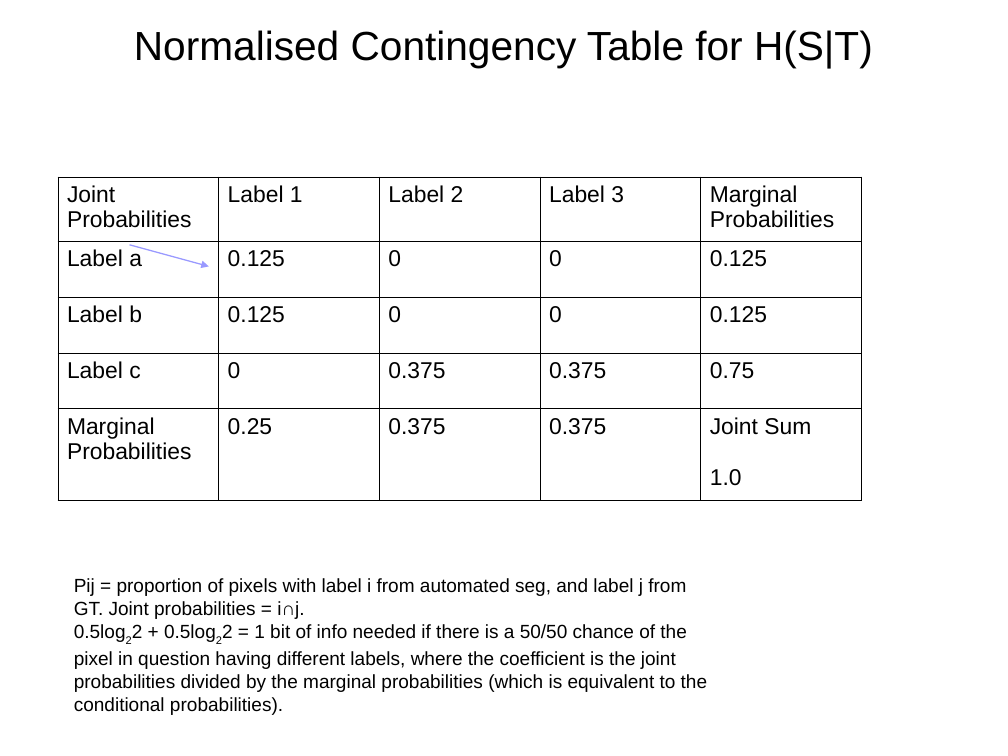
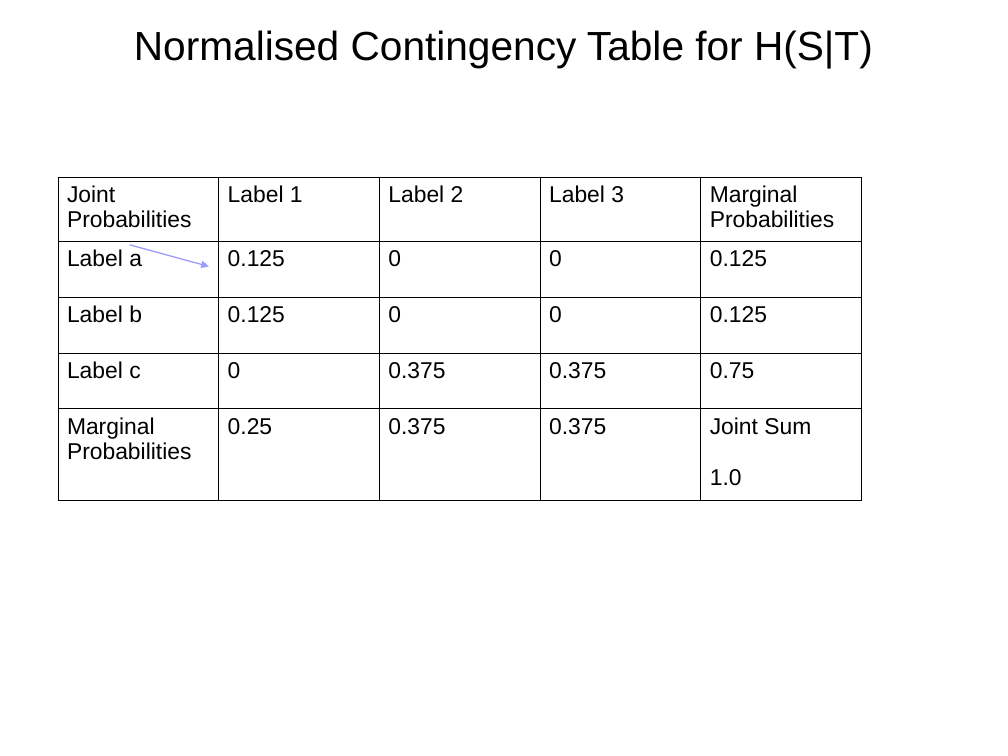
Before and after one commit to JohnnyTeutonic/view_all, a slide deck: slide 15 of Segmentation_Presentation.odp. Drawn at 1008x756 pixels with LibreOffice and Linux fonts; fonts in the diff are those of the drawing. Boxes give left, top, right and bottom in pixels: in the first picture for what was removed or moved away, otherwise in the second. Text is boxed around its words. In the diff, an @@ line names an element or a change of style, - is before the commit and + after.

```diff
--- a/Segmentation_Presentation.odp
+++ b/Segmentation_Presentation.odp
@@ text removed at (x1=74, y1=578, x2=707, y2=715) @@
-Pij = proportion of pixels with label i from automated seg, and label j from GT. Joint probabilities = i∩j.
-0.5log22 + 0.5log22 = 1 bit of info needed if there is a 50/50 chance of the pixel in question having different labels, where the coefficient is the joint probabilities divided by the marginal probabilities (which is equivalent to the conditional probabilities).
```
Also in this commit, not shown: 8 other slides changed, 2 slides added.
